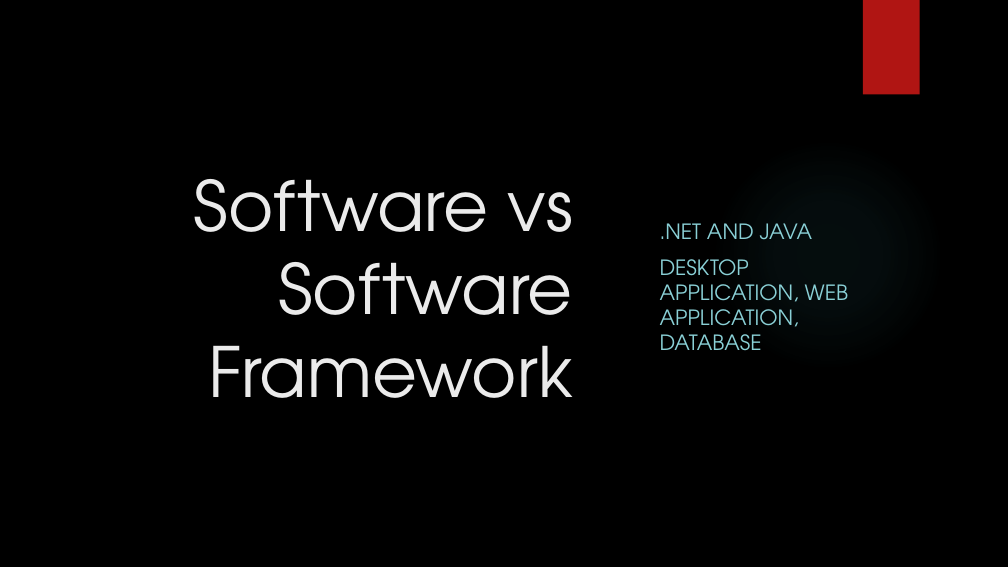
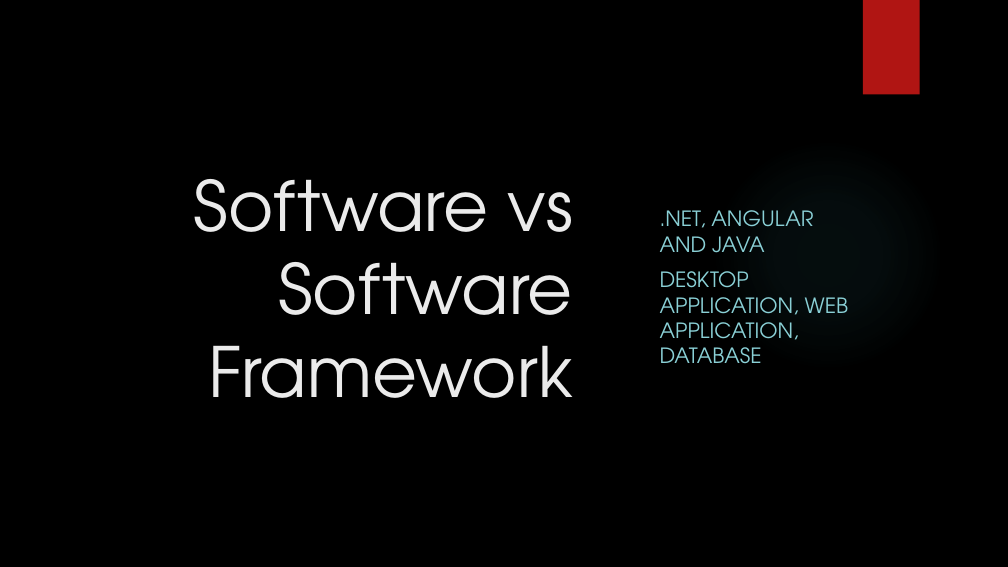
Before and after one commit to Manisoft55/AimorePractice, a slide deck: slide 1 of Notes/Day2_26_07_2022.pptx. Drawn at 1008x567 pixels with LibreOffice and Linux fonts; fonts in the diff are those of the drawing; background and template pictures are left out. Boxes give left, top, right and bottom in pixels: in the first picture for what was removed or moved away, otherwise in the second. Text is boxed around its words. In the diff, an @@ line names an element or a change of style, - is before the commit and + after.

```diff
--- a/Notes/Day2_26_07_2022.pptx
+++ b/Notes/Day2_26_07_2022.pptx
@@ subtitle at bbox=[660, 210, 813, 253]: text changed @@
-.NET AND JAVA
+.NET, ANGULAR AND JAVA
```
Also in this commit, not shown: 1 other slide changed, 17 other files.
